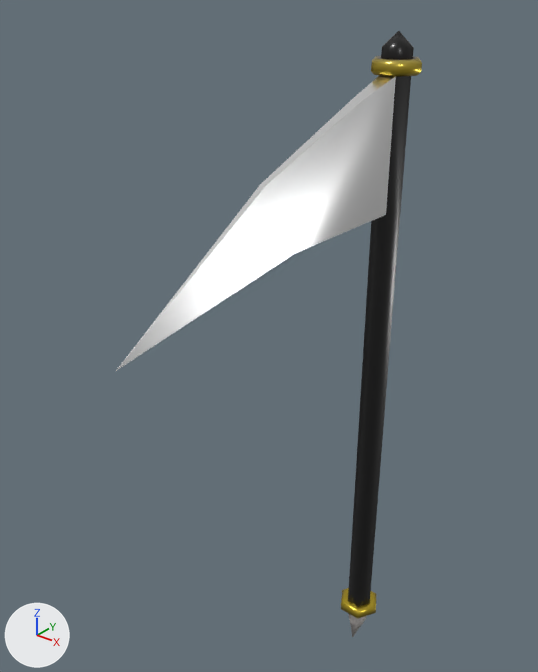
The FBX model Dungeon Slasher/Assets/Objects/Entities/Types/Player/MOD_Weapon_Scythe.fbx: old version first, new version second.
Both versions are drawn from a 50 mm camera at (1.12, -1.98, 1.76) aimed at (-0.13, -0.42, 0.79). Lighting does not change. The marker at lower left points along +X, +Y and +Z.

Objects in the first picture: 'MOD_Weapon_Scythe'.
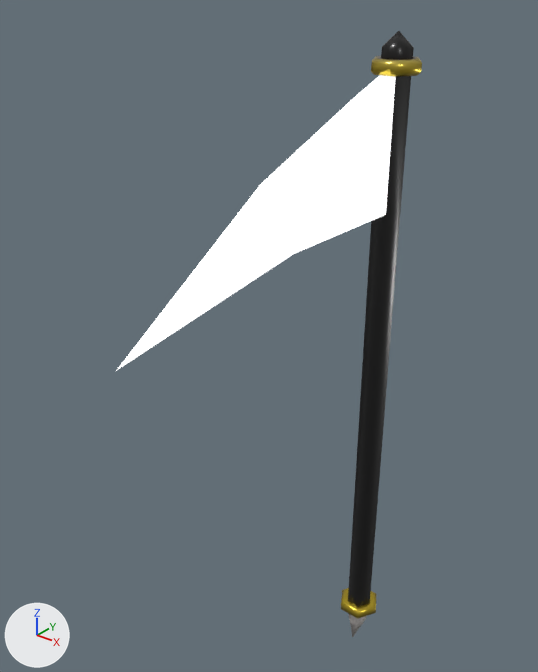
Pixel boxes (x1, y1, x2, y2) of what changed, in the pictures (538 x 672 px):
part 1 of me_cylinder, recoloured
    both: (116, 75, 396, 371)

What changed in the scene script:
```text
Add mat_mat_weapon_light:
    mat_mat_weapon_light = principled_material('MAT_Weapon_Light')
    mat_mat_weapon_light.base_color = (0.8, 0.8, 0.8)  # white #e7e7e7
    mat_mat_weapon_light.emission_strength = 1.0
Change me_cylinder:
    where me_cylinder.from_pydata(...)  # 99 vertices, 106 faces; spans x -0.08..0.08, y -1.1..0.07, z -0.7..1.62
    used by ob_mod_weapon_scythe; location = (0.0, 0.0, 0.0)
    me_cylinder part 1: all 11 faces centred in x -0.02..0.02, y -0.77..-0.12, z 1.07..1.48 switch from mat_mat_weapon_scythe to mat_mat_weapon_light (white #e7e7e7)
```
